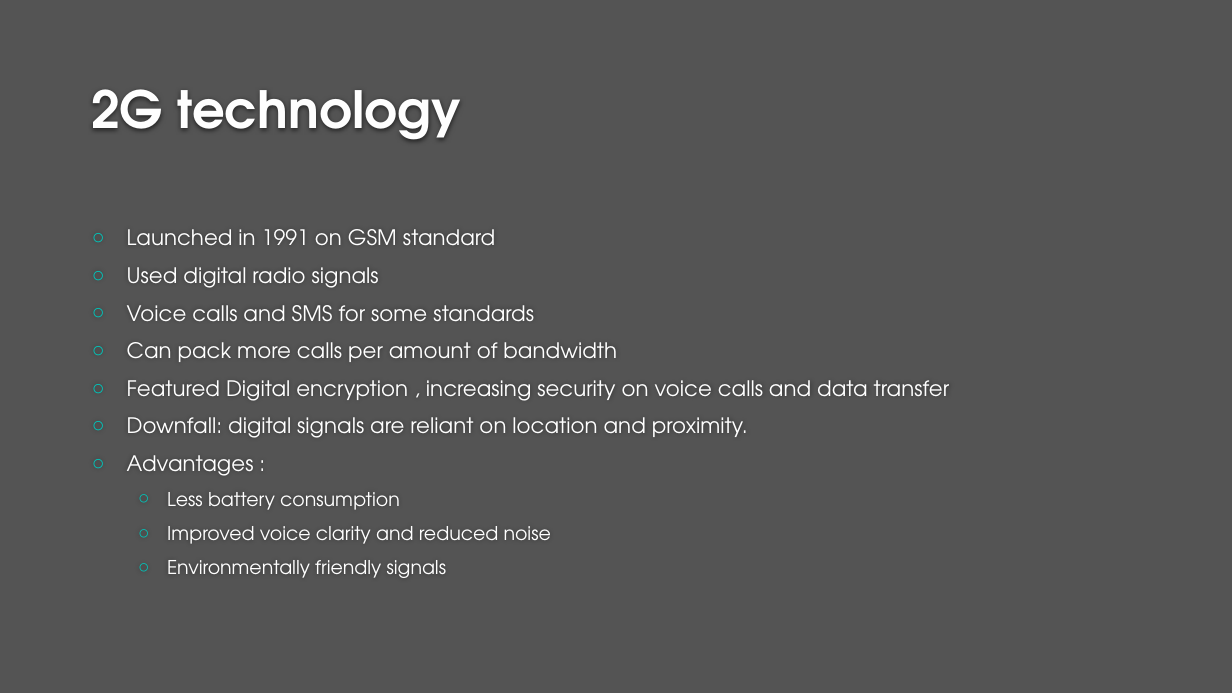
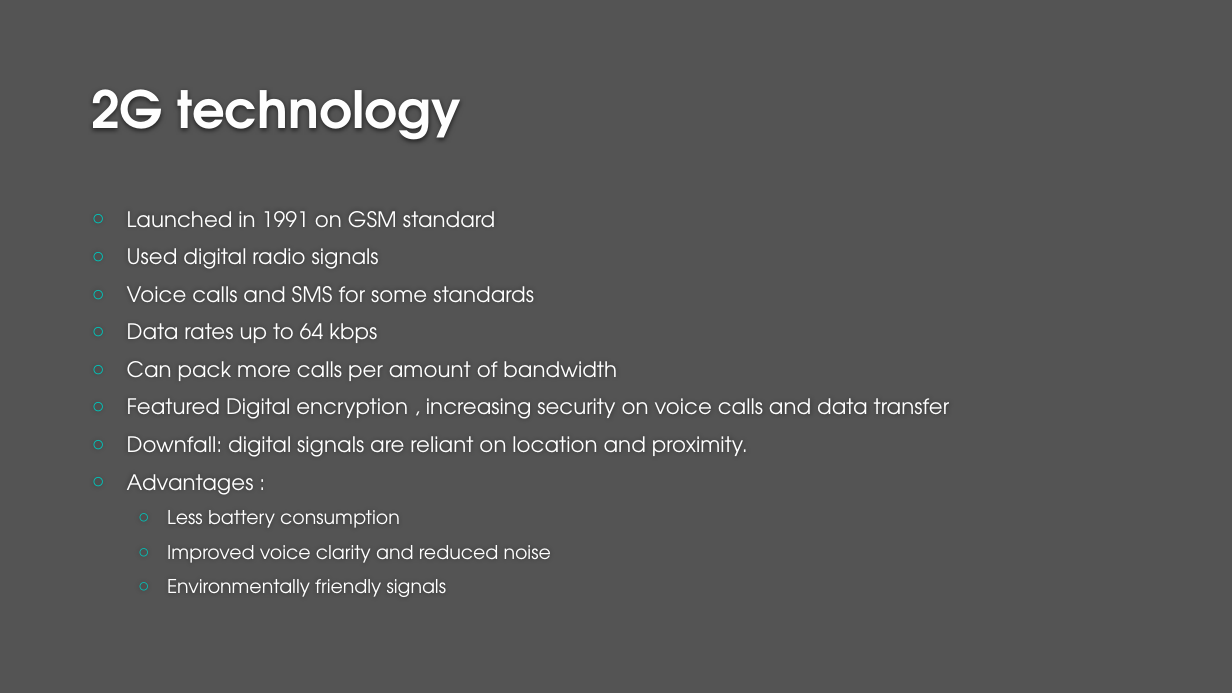
Before and after one commit to hackergirl1/5G-Presentation-, a slide deck: slide 6 of 5G Technologies.pptx. Drawn at 1232x693 pixels with LibreOffice and Linux fonts; fonts in the diff are those of the drawing; background and template pictures are left out. Boxes give left, top, right and bottom in pixels: in the first picture for what was removed or moved away, otherwise in the second. Text is boxed around its words. In the diff, an @@ line names an element or a change of style, - is before the commit and + after.

```diff
--- a/5G Technologies.pptx
+++ b/5G Technologies.pptx
@@ text at <box>127,323,377,343</box>: paragraph added @@
+○ Data rates up to 64 kbps
```
Also in this commit, not shown: 2 other slides changed, 19 other files.
